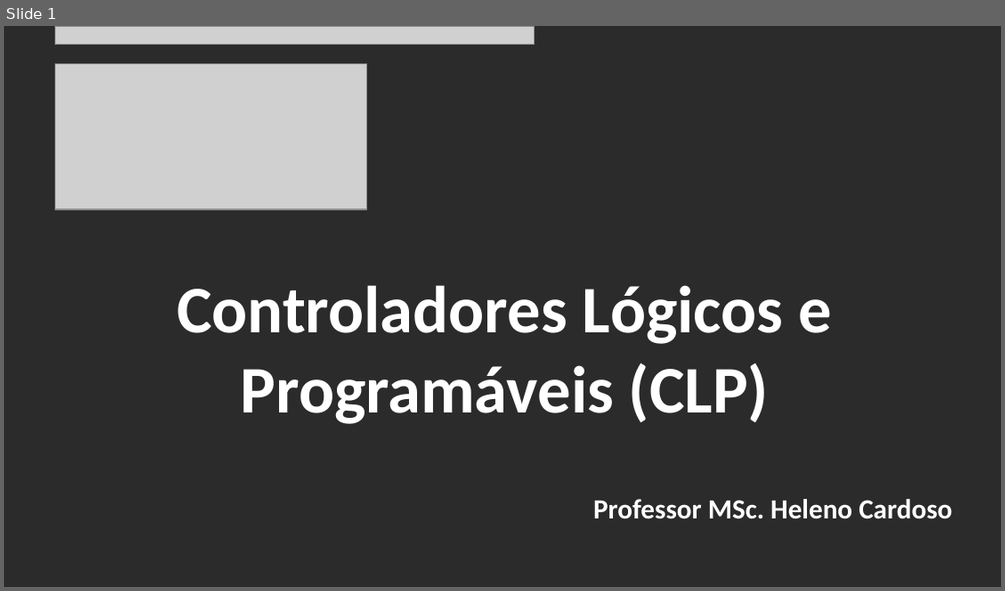
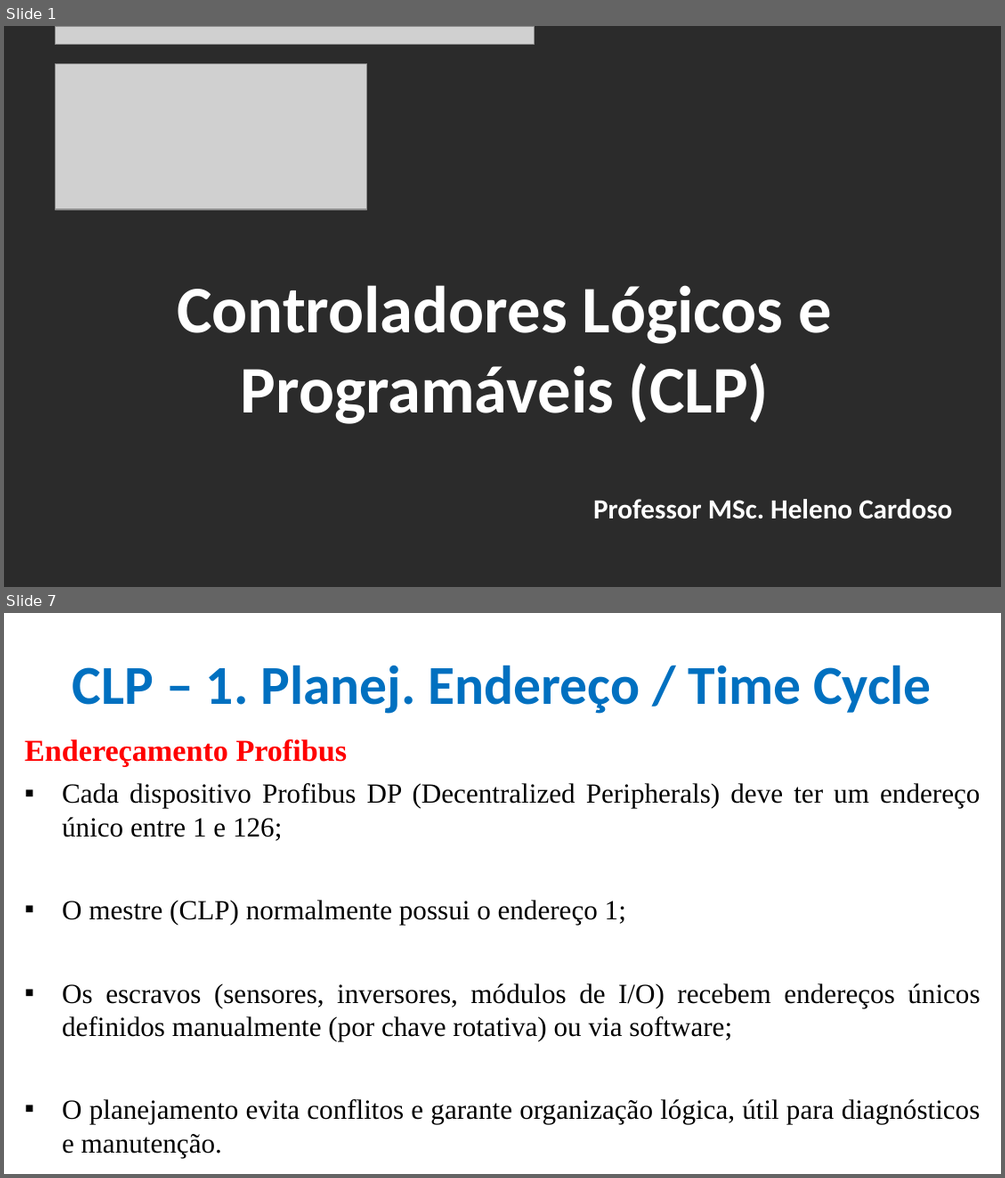
Before and after one commit to CloudEducationBrazil/WydenUniRuyControladoresLogicosProgCLP, a slide deck: 01 Classes/Aula7 - CLP - Redes Industriais PROFIBUS.pptx. Shown one above the other, each under a label of ours: slide 1 before the commit, slides 1 and 7 after it; the slides between them are not shown. The pictures are 1005x591 and 1005x1178 pixels, drawn with LibreOffice and Linux fonts; fonts in the diff are those of the drawing; grey boxes stand for pictures; background and template pictures are left out; a plain dark background stands for a picture behind light text. Boxes give left, top, right and bottom in pixels: in the first picture for what was removed or moved away, otherwise in the second. Text is boxed around its words. In the diff, an @@ line names an element or a change of style, - is before the commit and + after.

```diff
--- a/01 Classes/Aula7 - CLP - Redes Industriais PROFIBUS.pptx
+++ b/01 Classes/Aula7 - CLP - Redes Industriais PROFIBUS.pptx
@@ slide 7 added at box(4, 613, 1001, 1174), background picture (left out) @@
@@ title added at box(73, 665, 931, 714), 39.6 pt, text #0070C0, bold @@
+CLP – 1. Planej. Endereço / Time Cycle
@@ text added at box(24, 739, 980, 1157), 20 pt, text #000000 @@
+Endereçamento Profibus
+▪ Cada dispositivo Profibus DP (Decentralized Peripherals) deve ter um endereço único entre 1 e 126;
+▪ O mestre (CLP) normalmente possui o endereço 1;
+▪ Os escravos (sensores, inversores, módulos de I/O) recebem endereços únicos definidos manualmente (por chave rotativa) ou via software;
+▪ O planejamento evita conflitos e garante organização lógica, útil para diagnósticos e manutenção.
```
Also in this commit, not shown: 6 slides changed, 20 other slides added, 11 other files.
